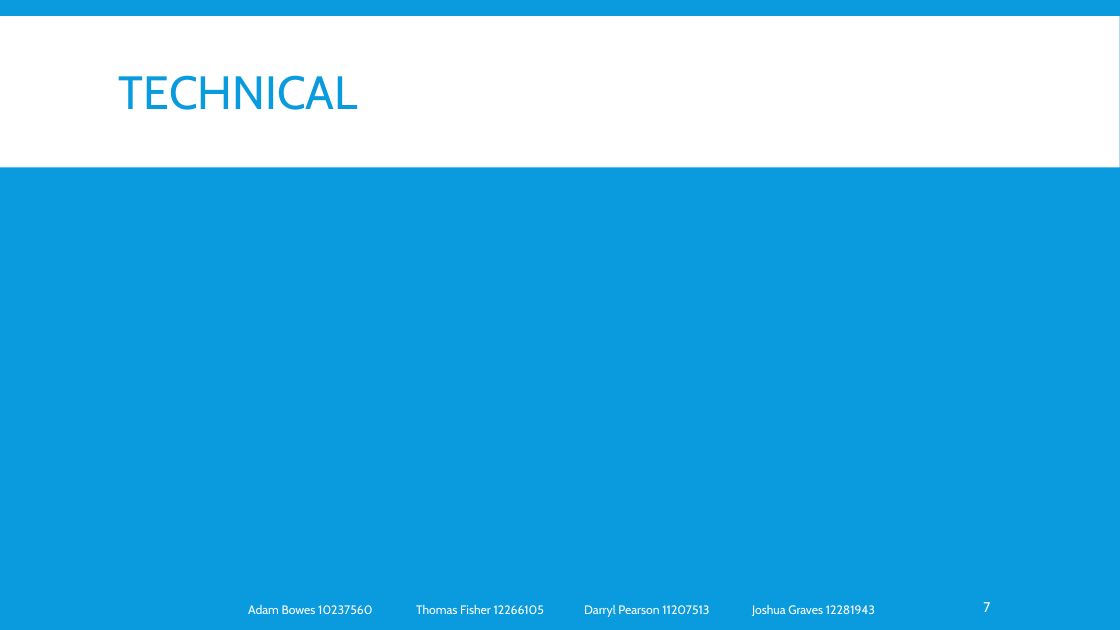
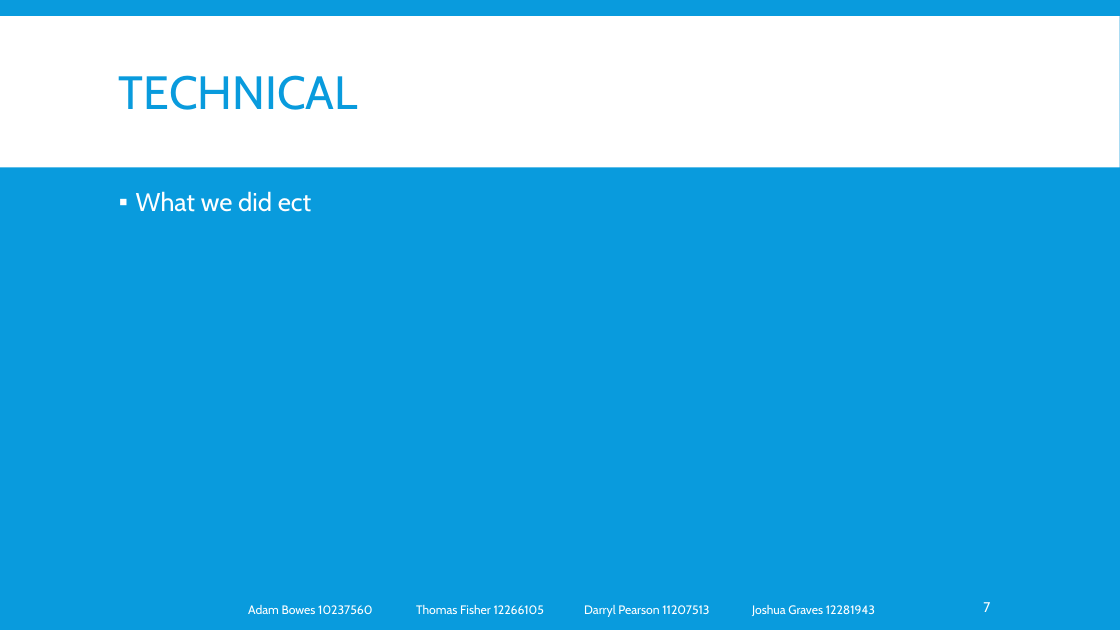
Before and after one commit to lazerduck/GroupProject_Lincoln_2014, a slide deck: slide 7 of Document/Presentation.pptx. Drawn at 1120x630 pixels with LibreOffice and Linux fonts; fonts in the diff are those of the drawing. Boxes give left, top, right and bottom in pixels: in the first picture for what was removed or moved away, otherwise in the second. Text is boxed around its words. In the diff, an @@ line names an element or a change of style, - is before the commit and + after.

```diff
--- a/Document/Presentation.pptx
+++ b/Document/Presentation.pptx
@@ text added at [136, 191, 311, 212], 22 pt, text #FFFFFF @@
+▪ What we did ect
```
Also in this commit, not shown: 5 other slides changed, 1 other file.
